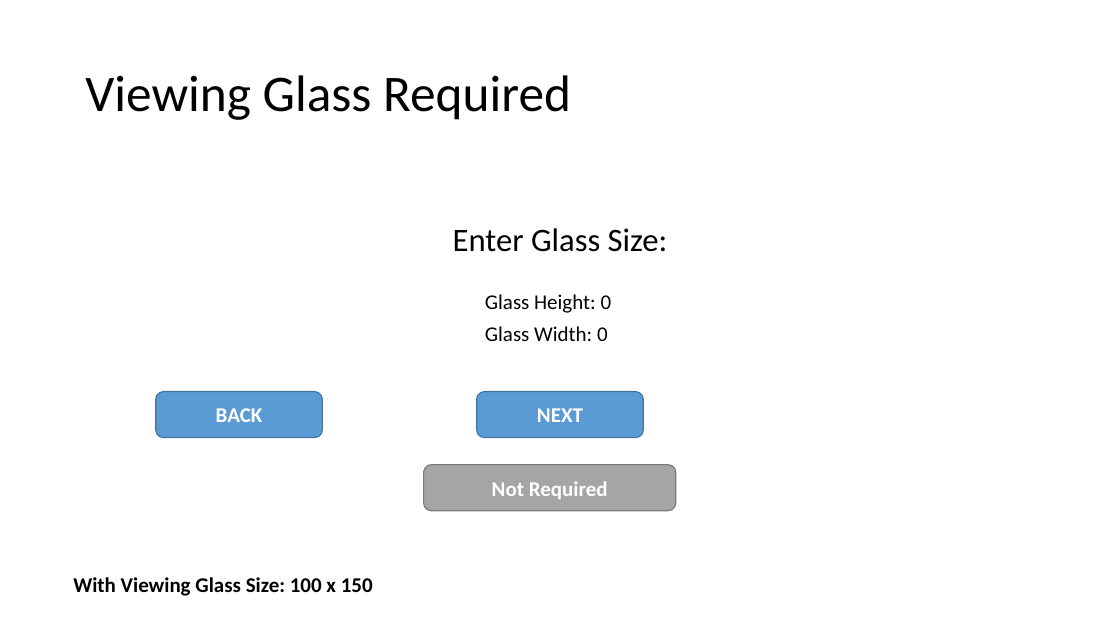
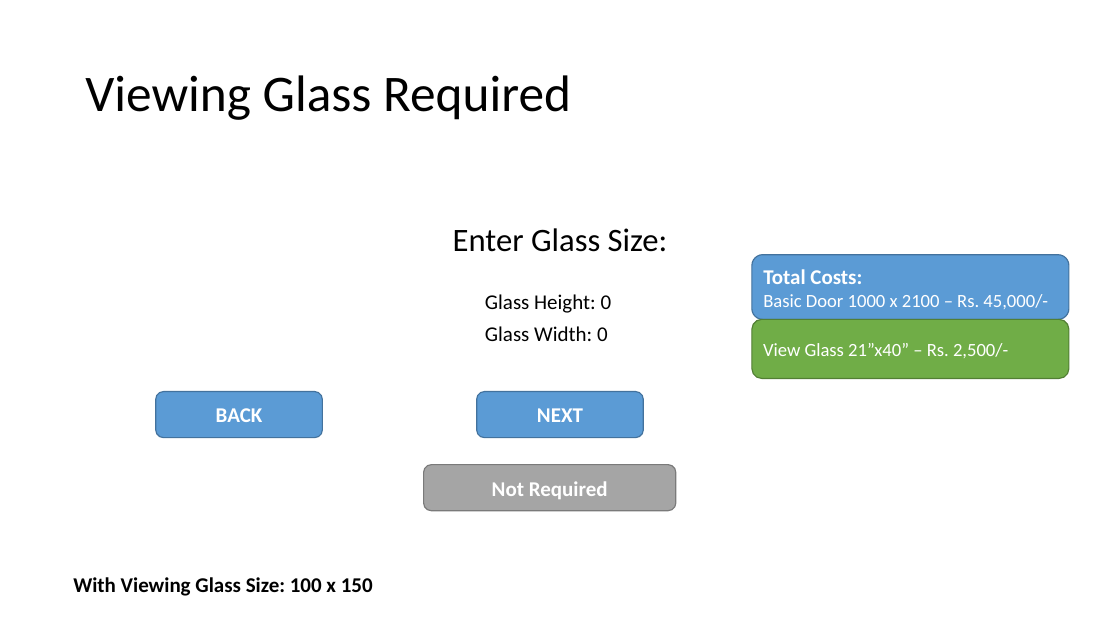
Before and after one commit to mohammed52/quotation-automator, a slide deck: slide 8 of app-quotation-automator.pptx (slide 6 before the commit). Drawn at 1120x630 pixels with LibreOffice and Linux fonts; fonts in the diff are those of the drawing. Boxes give left, top, right and bottom in pixels: in the first picture for what was removed or moved away, otherwise in the second. Text is boxed around its words. In the diff, an @@ line names an element or a change of style, - is before the commit and + after.

```diff
--- a/app-quotation-automator.pptx
+++ b/app-quotation-automator.pptx
@@ rounded rectangle added at <box>752,255,1069,319</box>, fill #5B9BD5, outline #43739E 1 pt, 16 pt, text #FFFFFF @@
+Total Costs:
+Basic Door 1000 x 2100 – Rs. 45,000/-
@@ rounded rectangle added at <box>752,319,1069,378</box>, fill #70AD47, outline #538035 1 pt, 16 pt, text #FFFFFF @@
+View Glass 21”x40” – Rs. 2,500/-
```
Also in this commit, not shown: 7 other slides changed, 3 slides added, 1 slide removed, 8 other files.
